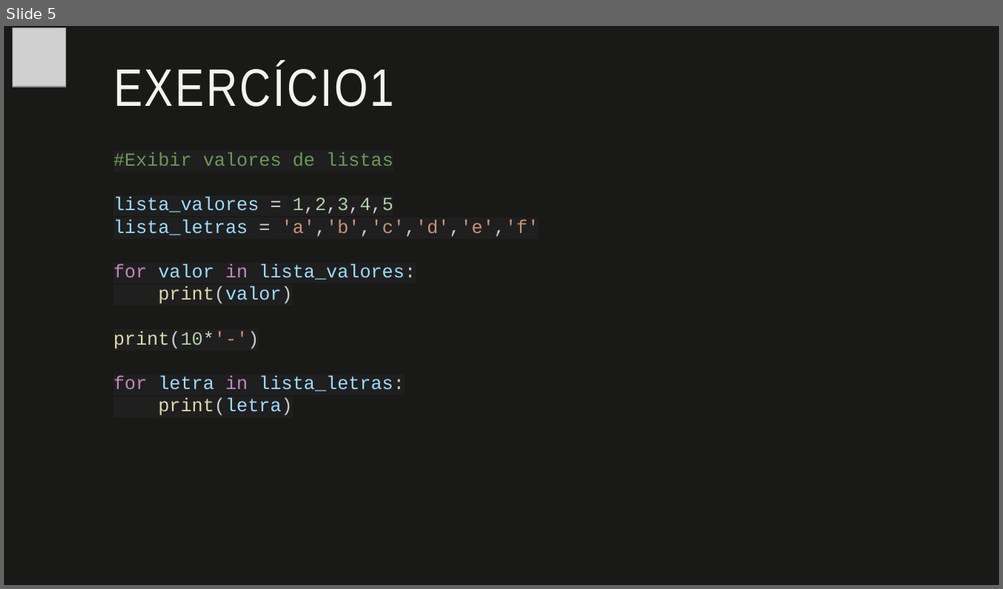
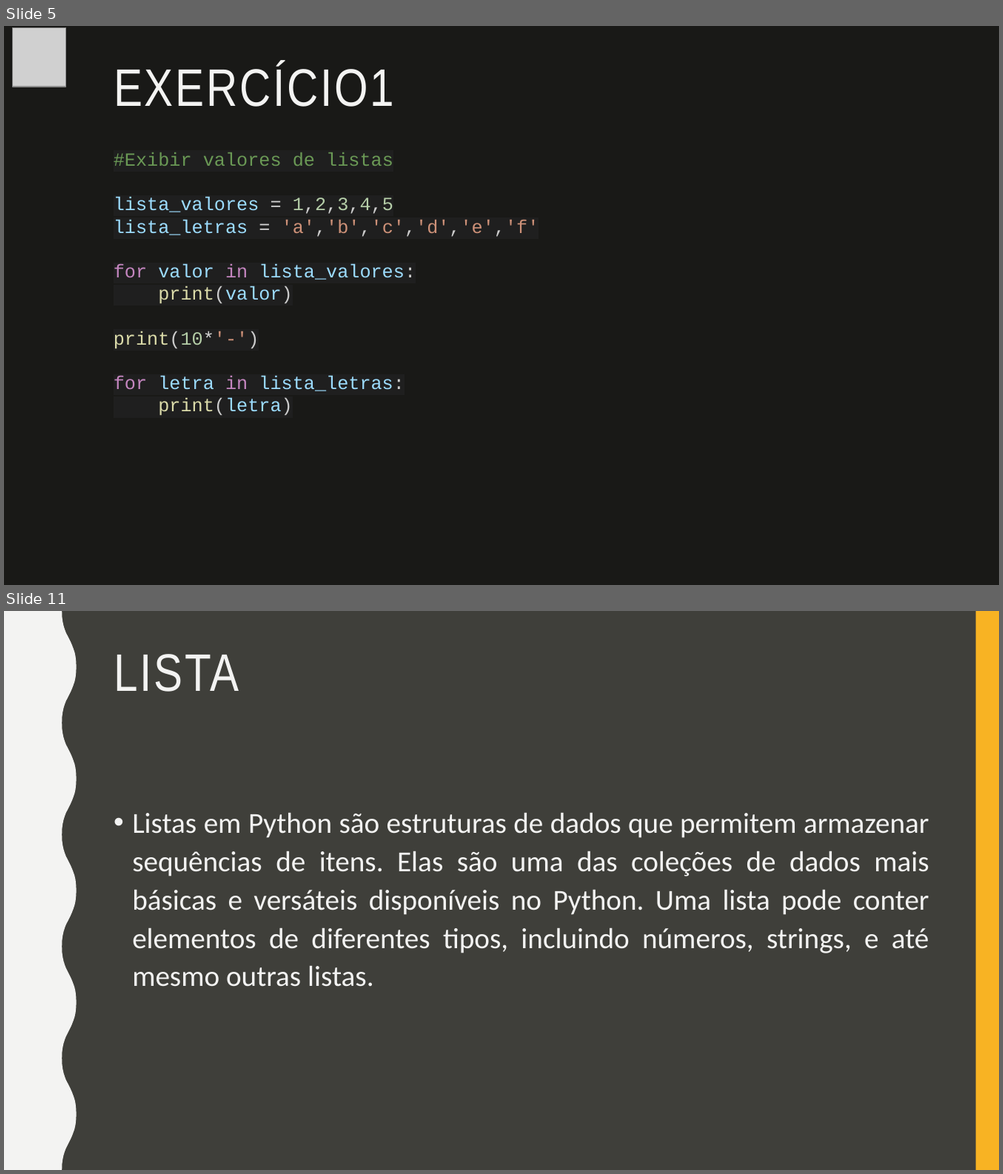
Before and after one commit to fabio-sudo/PythonCurso, a slide deck: Python_Dev/Material Python/8 - Estrutura de Repetição - For.pptx. Shown one above the other, each under a label of ours: slide 5 before the commit, slides 5 and 11 after it; the slides between them are not shown. The pictures are 1003x589 and 1003x1174 pixels, drawn with LibreOffice and Linux fonts; fonts in the diff are those of the drawing; grey boxes stand for pictures. Boxes give left, top, right and bottom in pixels: in the first picture for what was removed or moved away, otherwise in the second. Text is boxed around its words. In the diff, an @@ line names an element or a change of style, - is before the commit and + after.

```diff
--- a/Python_Dev/Material Python/8 - Estrutura de Repetição - For.pptx
+++ b/Python_Dev/Material Python/8 - Estrutura de Repetição - For.pptx
@@ slide 11 added at [4, 611, 999, 1170], background #3F3F3A @@
@@ freeform shape added at [4, 611, 77, 1170], fill #F3F3F2 @@
@@ rectangle added at [976, 611, 999, 1170], fill #F8B323 @@
@@ title added at [114, 654, 239, 692], 51 pt, text #F3F3F2 @@
+LISTA
@@ text added at [132, 813, 929, 987], 28 pt, text #F3F3F2 @@
+• Listas em Python são estruturas de dados que permitem armazenar sequências de itens. Elas são uma das coleções de dados mais básicas e versáteis disponíveis no Python. Uma lista pode conter elementos de diferentes tipos, incluindo números, strings, e até mesmo outras listas.
```
Also in this commit, not shown: 14 other slides added, 9 other files.
